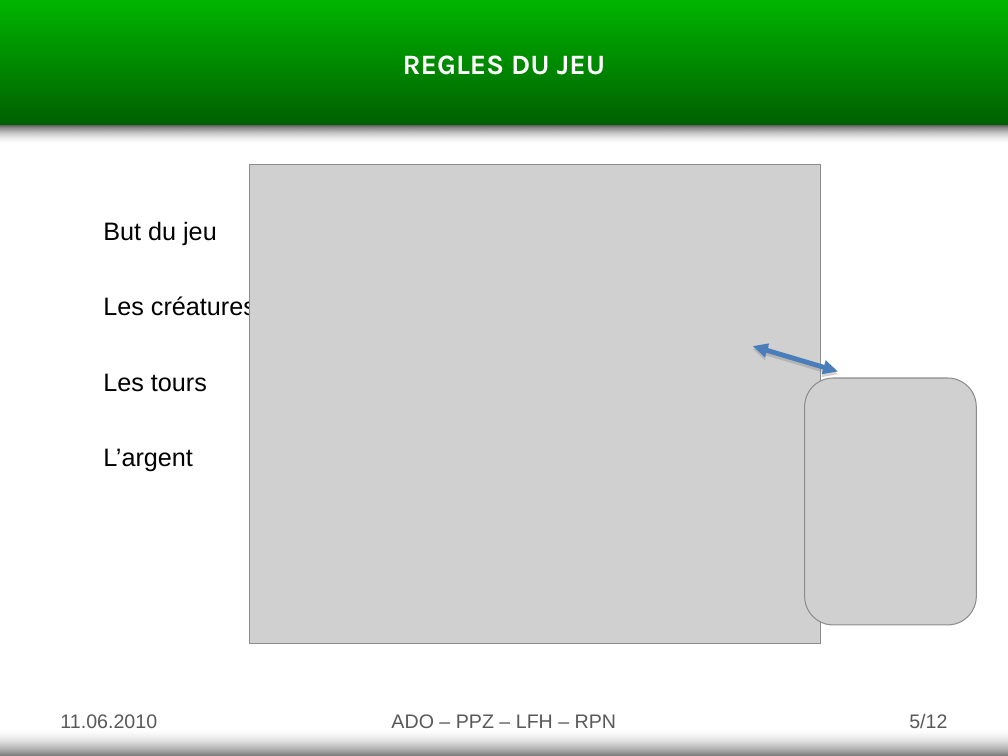
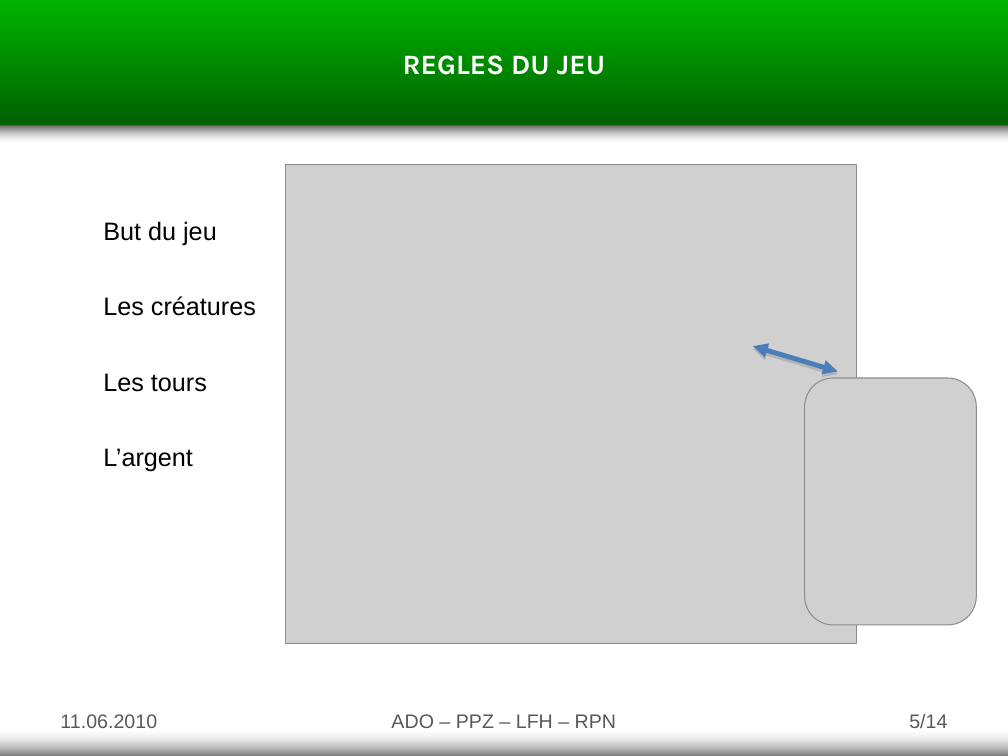
Before and after one commit to goupildb/asd-tower-defense, a slide deck: slide 5 of documents/v2.0/Presentation final ASD - Tower Defense v2.0.pptx. Drawn at 1008x756 pixels with LibreOffice and Linux fonts; fonts in the diff are those of the drawing; grey boxes stand for pictures. Boxes give left, top, right and bottom in pixels: in the first picture for what was removed or moved away, otherwise in the second. Text is boxed around its words. In the diff, an @@ line names an element or a change of style, - is before the commit and + after.

```diff
--- a/documents/v2.0/Presentation final ASD - Tower Defense v2.0.pptx
+++ b/documents/v2.0/Presentation final ASD - Tower Defense v2.0.pptx
@@ picture: place and size @@
-picture at <box>250,164,822,643</box>
+picture at <box>285,164,857,643</box>
@@ page number at <box>909,714,947,728</box>: text changed @@
-5/12
+5/14
```
Also in this commit, not shown: 3 other slides changed, 1 slide added, 1 other file.
